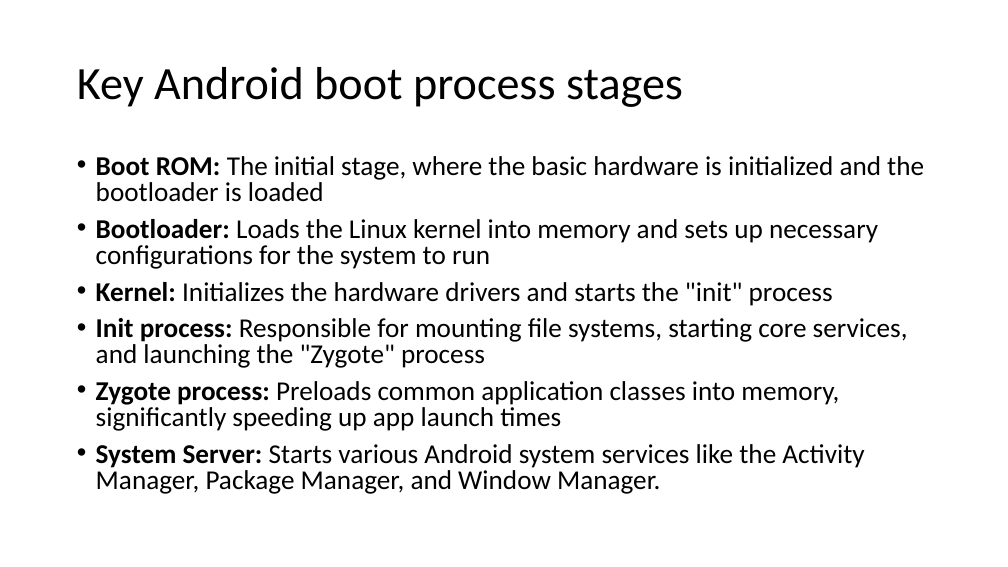
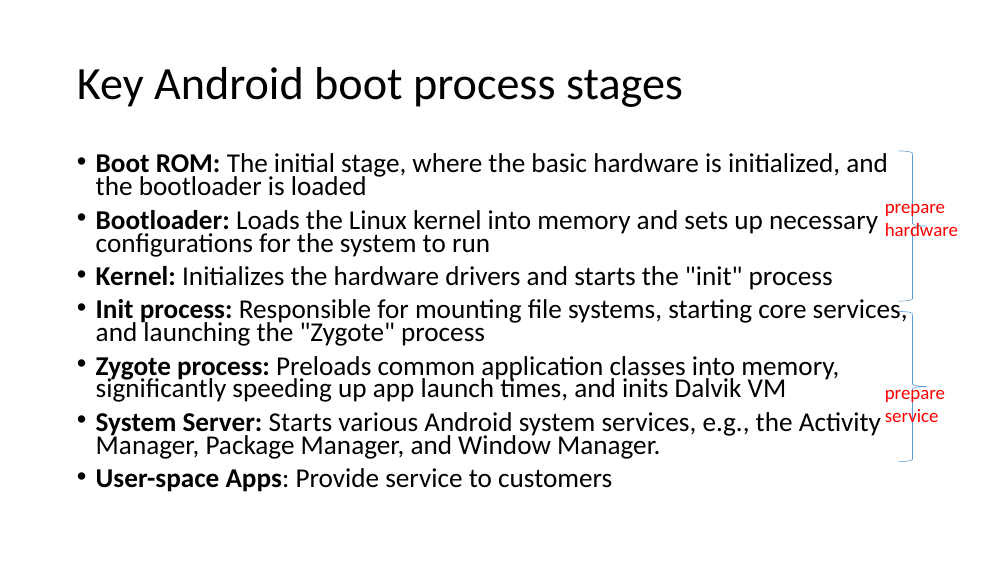
Before and after one commit to frankwxu/digital-forensics-lab, a slide deck: slide 19 of Andriod10/0_Intro_Pixel3_Andriod10.pptx. Drawn at 1008x567 pixels with LibreOffice and Linux fonts; fonts in the diff are those of the drawing; background and template pictures are left out. Boxes give left, top, right and bottom in pixels: in the first picture for what was removed or moved away, otherwise in the second. Text is boxed around its words. In the diff, an @@ line names an element or a change of style, - is before the commit and + after.

```diff
--- a/Andriod10/0_Intro_Pixel3_Andriod10.pptx
+++ b/Andriod10/0_Intro_Pixel3_Andriod10.pptx
@@ text at <box>96,153,888,196</box>: text changed @@
-• Boot ROM: The initial stage, where the basic hardware is initialized and the bootloader is loaded
+• Boot ROM: The initial stage, where the basic hardware is initialized, and the bootloader is loaded
@@ right brace added at <box>898,151,926,302</box>, outline #5B9BD5 0.5 pt @@
@@ text added at <box>885,198,958,241</box>, 18 pt, text #FF0000 @@
+prepare hardware
@@ text at <box>96,210,908,346</box>: line spacing 0.8 to 0.7 @@
@@ right brace added at <box>898,312,926,462</box>, outline #5B9BD5 0.5 pt @@
@@ text at <box>96,356,881,492</box>: text changed @@
-• Zygote process: Preloads common application classes into memory, significantly speeding up app launch times
-• System Server: Starts various Android system services like the Activity Manager, Package Manager, and Window Manager.
+• Zygote process: Preloads common application classes into memory, significantly speeding up app launch times, and inits Dalvik VM
+• System Server: Starts various Android system services, e.g., the Activity Manager, Package Manager, and Window Manager.
+• User-space Apps: Provide service to customers
@@ text added at <box>885,383,945,427</box>, 18 pt, text #FF0000 @@
+prepare service
```
Also in this commit, not shown: 11 other slides changed, 1 slide added, 3 other files.
